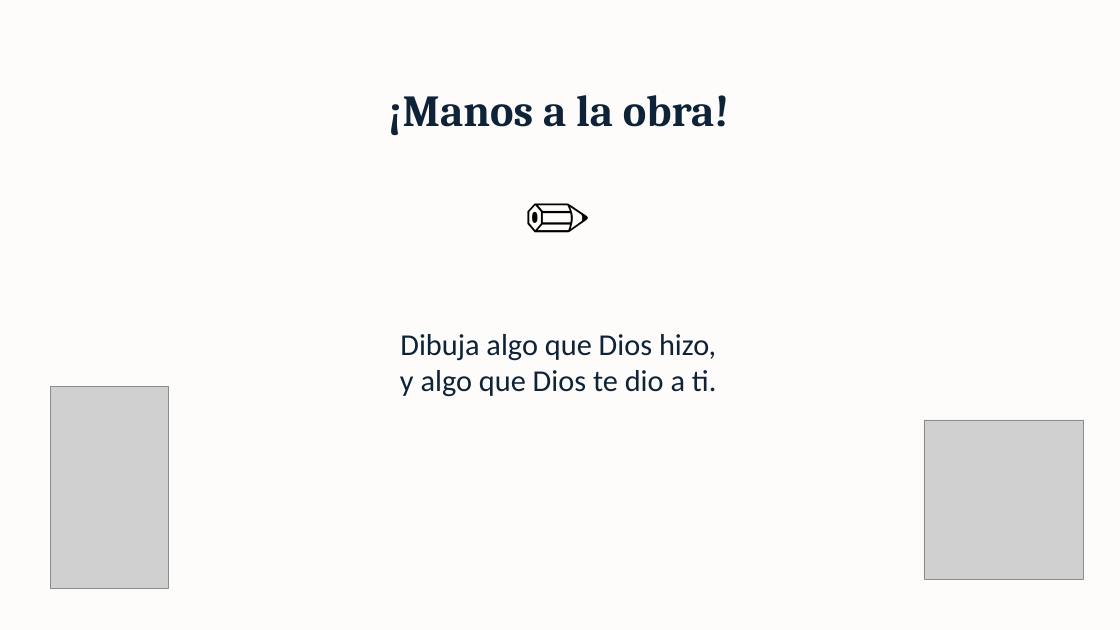
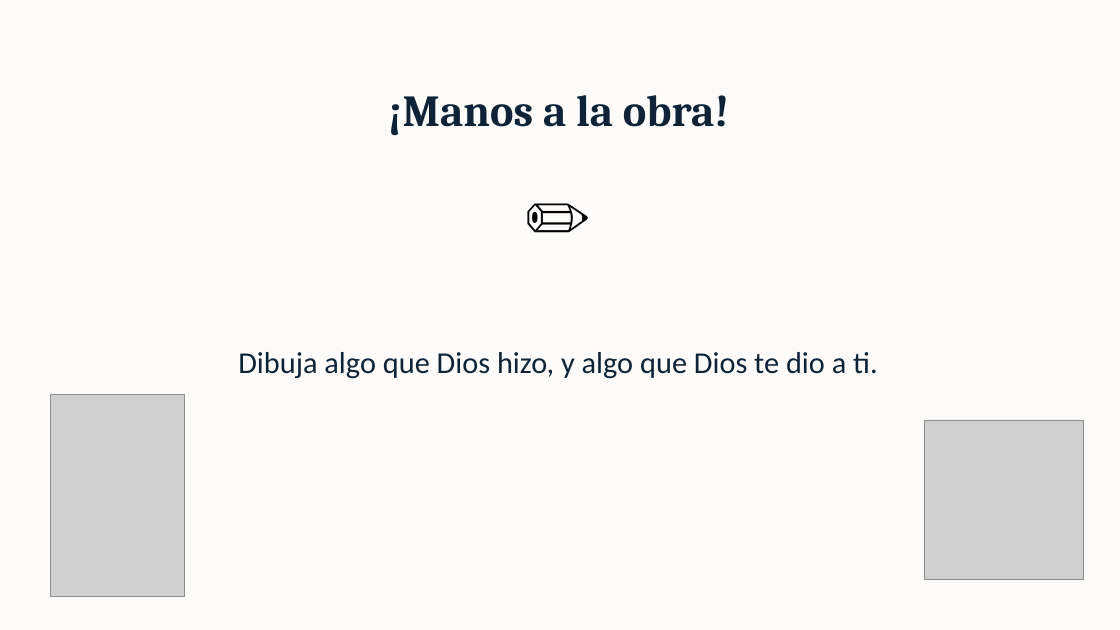
Before and after one commit to Anthonidrm/cimiento-bloque1, a slide deck: slide 8 of public/recursos-semana-1/presentacion-semana-1.pptx. Drawn at 1120x630 pixels with LibreOffice and Linux fonts; fonts in the diff are those of the drawing; grey boxes stand for pictures. Boxes give left, top, right and bottom in pixels: in the first picture for what was removed or moved away, otherwise in the second. Text is boxed around its words. In the diff, an @@ line names an element or a change of style, - is before the commit and + after.

```diff
--- a/public/recursos-semana-1/presentacion-semana-1.pptx
+++ b/public/recursos-semana-1/presentacion-semana-1.pptx
@@ text at bbox=[238, 352, 878, 379]: text changed @@
-Dibuja algo que Dios hizo,
-y algo que Dios te dio a ti.
+Dibuja algo que Dios hizo, y algo que Dios te dio a ti.
@@ picture: place and size @@
-picture at bbox=[50, 386, 169, 588]
+picture at bbox=[50, 395, 185, 597]
```
Also in this commit, not shown: 5 other slides changed, 50 other files.
